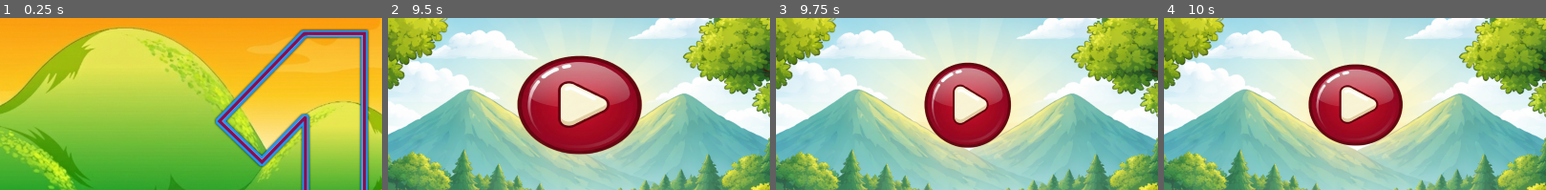
Above: before the commit, frames 1-4 (left to right).
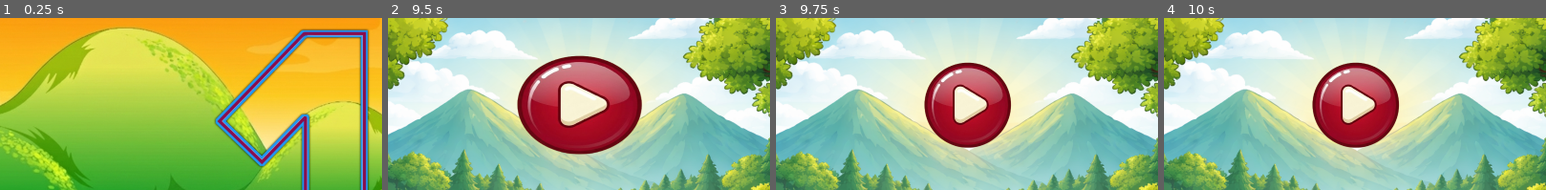
Above: after the commit, the same moments.

Repository: PramodCody/Kids_Classium
Game: Godot game, scene res://scenes/Level_1.tscn
Two runs of this game, one before a commit and one after it. Both use one fixed random seed, a clock stepped at 60 frames per second and the inputs below. This scene is started directly instead of the project's main scene. Sound files missing from this copy of the repository are replaced by a short silence.
Inputs (mouse positions are % of the whole screen's width and height, from its top left):
- Up to frame 1 (0.25 s): no input
- Up to frame 2 (9.5 s): click (8, 13) at 0.5 s; click (8, 13) at 1.25 s; click (8, 13) at 2 s; tap Enter at 2.75, 4.25, 5.75 s; move the mouse to (45, 70) at 2.77 s; click (45, 70) at 2.92 s; tap Space at 3.5, 5, 6.5 s; drag from (80, 65) to (45, 70) at 3.52 s; move the mouse to (20, 35) at 4.27 s; click (20, 35) at 4.42 s; drag from (55, 50) to (20, 35) at 5.02 s; move the mouse to (35, 25) at 5.77 s; click (35, 25) at 5.92 s; drag from (72, 45) to (35, 25) at 6.52 s; move the mouse to (30, 55) at 7.27 s; click (30, 55) at 7.42 s; click (53, 82) at 8 s; click (83, 86) at 8.75 s
- Up to frame 3 (9.75 s): click (52, 37) at 9.5 s
- Up to frame 4 (10 s): no input
The pictures show only the part of the screen within x 27-77%, y 12-62%; the shares and areas given below are measured in that part.

Frames 1-3 are identical in both runs. In frame 4, 2.8% of the frame differs, in the area x 37-63%, y 25-76%.
Error in both runs: Cannot call method 'change_scene_to_file' on a null value. (res://scripts/home_button.gd:27)

Commit message:
Some Basic Bugs Fixed

Diff:
--- a/scripts/first_line.gd
+++ b/scripts/first_line.gd
@@ -12,7 +12,7 @@
 var first_line_point_count = first_line_curve.get_point_count()
 
 var is_first_line_first_point_completed = false
-#var is_first_line_end_point_completed = false
+var is_first_line_end_point_completed = false
 
 func check_tracing(global_pos: Vector2):
 	# Convert global position to Path2D's local space
@@ -22,13 +22,17 @@
 	var first_line_end_point = first_line_curve.get_point_position(first_line_point_count - 1)
 
 	if local_pos.distance_to(target_point) < 100:
+		if local_pos.distance_to(first_line_first_point) < 50:
+			line.add_point(first_line_first_point)
+			is_first_line_first_point_completed = true
+		if local_pos.distance_to(first_line_end_point) < 50:
+			line.add_point(first_line_end_point)
+			is_first_line_end_point_completed = true
+
 		line.add_point(target_point)
 		current_point_index += 1
 
-		if target_point == first_line_first_point:
-			is_first_line_first_point_completed = true
-
-		if target_point == first_line_end_point and is_first_line_first_point_completed:
+		if is_first_line_first_point_completed and is_first_line_end_point_completed:
 			print("first_line_completed")
 			is_tracing = false
 			is_second_line_tracing = true
--- a/scripts/next_button.gd
+++ b/scripts/next_button.gd
@@ -3,6 +3,15 @@
 var scale_strength = 0.1
 var animation_speed = 0.1
 
+func _ready():
+	visible = false
+	modulate.a = 0.0
+
+func show_with_fade():
+	visible = true
+	modulate.a = 0.0
+	var tween = create_tween()
+	tween.tween_property(self, "modulate:a", 1.0, 2.0).set_trans(Tween.TRANS_SINE).set_ease(Tween.EASE_IN_OUT)
 
 func _on_button_down() -> void:
 	$"../Button_Sound".play()
--- a/scripts/play_button.gd
+++ b/scripts/play_button.gd
@@ -1,16 +1,17 @@
 extends TextureButton
 
-var isElastic
+var isElastic : bool
+var isPressed : bool
 
 func Elastic_Play_Button():
-	isElastic = true
-	while isElastic:
+	while !isPressed:
 		if scale.x <= 1:
 
 			for i in 21: #high-low/scale.x
 				scale.x += 0.01
 				scale.y -= 0.005
 				await get_tree().create_timer(0.02).timeout
+
 
 		if scale.x >= 1.2:
 
@@ -28,6 +29,7 @@
 var animation_speed = 0.2
 
 func _on_button_down() -> void:
+	isPressed = true
 	$"../Button_Sound".play()
 
 	pivot_offset = size/2
--- a/scripts/retry_button.gd
+++ b/scripts/retry_button.gd
@@ -2,6 +2,16 @@
 
 var scale_strength = 0.1
 var animation_speed = 0.1
+
+func _ready():
+	visible = false
+	modulate.a = 0.0
+
+func show_with_fade():
+	visible = true
+	modulate.a = 0.0
+	var tween = create_tween()
+	tween.tween_property(self, "modulate:a", 1.0, 2.0).set_trans(Tween.TRANS_SINE).set_ease(Tween.EASE_IN_OUT)
 
 
 func _on_button_down() -> void:
--- a/scripts/second__line.gd
+++ b/scripts/second__line.gd
@@ -7,7 +7,9 @@
 var current_point_index = 0
 var second_line_curve = $".".curve
 var second_line_point_count = second_line_curve.get_point_count()
+
 var is_second_line_first_point_completed = false
+var is_second_line_end_point_completed = false
 
 func check_tracing(global_pos: Vector2):
 	# Convert global position to Path2D's local space
@@ -17,18 +19,21 @@
 	var second_line_end_point = second_line_curve.get_point_position(second_line_point_count - 1)
 
 	if local_pos.distance_to(target_point) < 100:
+		if local_pos.distance_to(second_line_first_point) < 100:
+			line.add_point(second_line_first_point)
+			is_second_line_first_point_completed = true
+		if local_pos.distance_to(second_line_end_point) < 50:
+			line.add_point(second_line_end_point)
+			is_second_line_end_point_completed = true
+
 		line.add_point(target_point)
 		current_point_index += 1
 
-		if target_point == second_line_first_point:
-			is_second_line_first_point_completed = true
-
-		if target_point == second_line_end_point and is_second_line_first_point_completed:
+		if is_second_line_first_point_completed and is_second_line_end_point_completed:
 			print("second_line_completed")
 			is_tracing = false
-			await get_tree().create_timer(2).timeout
-			$"../../Retry_Button".visible = true
-			$"../../Next_Button".visible = true
+			$"../../Retry_Button".show_with_fade()
+			$"../../Next_Button".show_with_fade()
 
 func _input(event: InputEvent) -> void:
 	if is_tracing:
@@ -37,5 +42,5 @@
 
 
 func _on_first_line_tracing_changed(is_second_line_tracing: Variant) -> void:
-	await get_tree().create_timer(1.5).timeout
+	await get_tree().create_timer(0.5).timeout
 	is_tracing = true
Not shown, changed: Kids_Classium.apk
Not shown, changed: Kids_Classium.apk.idsig
